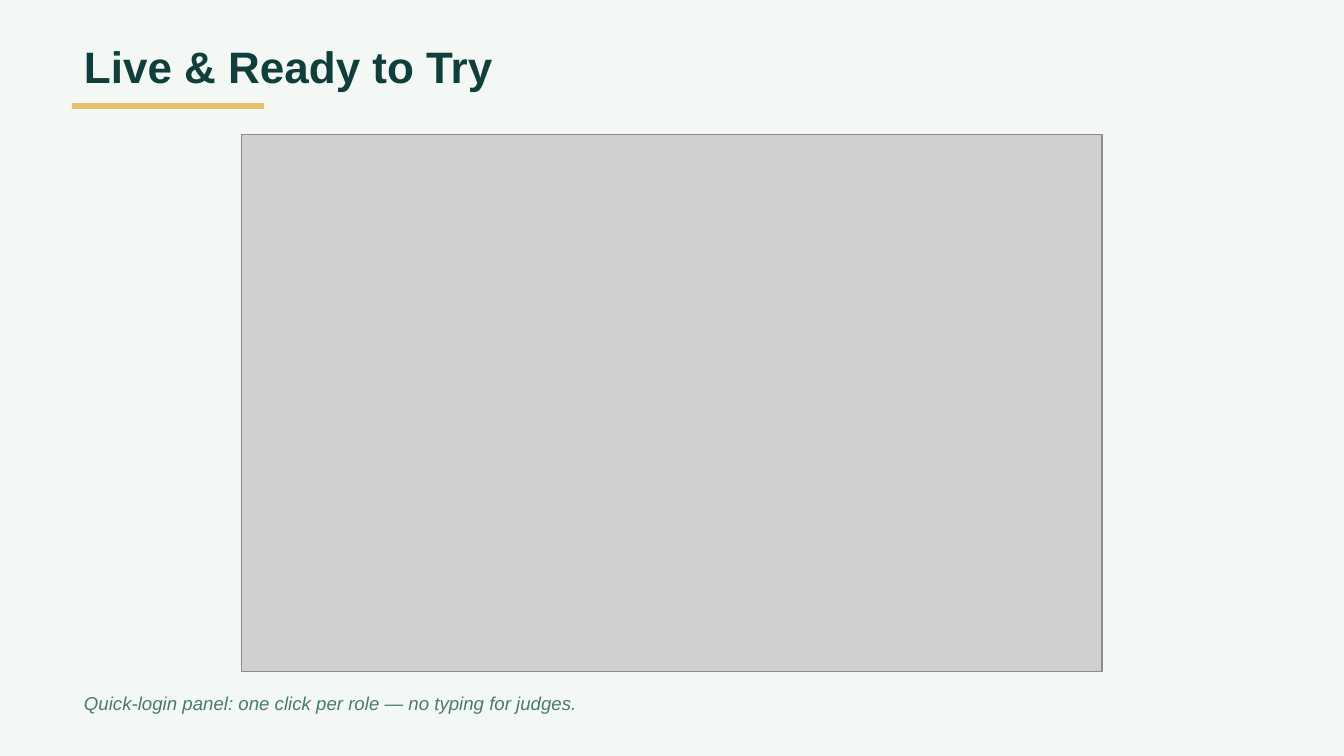
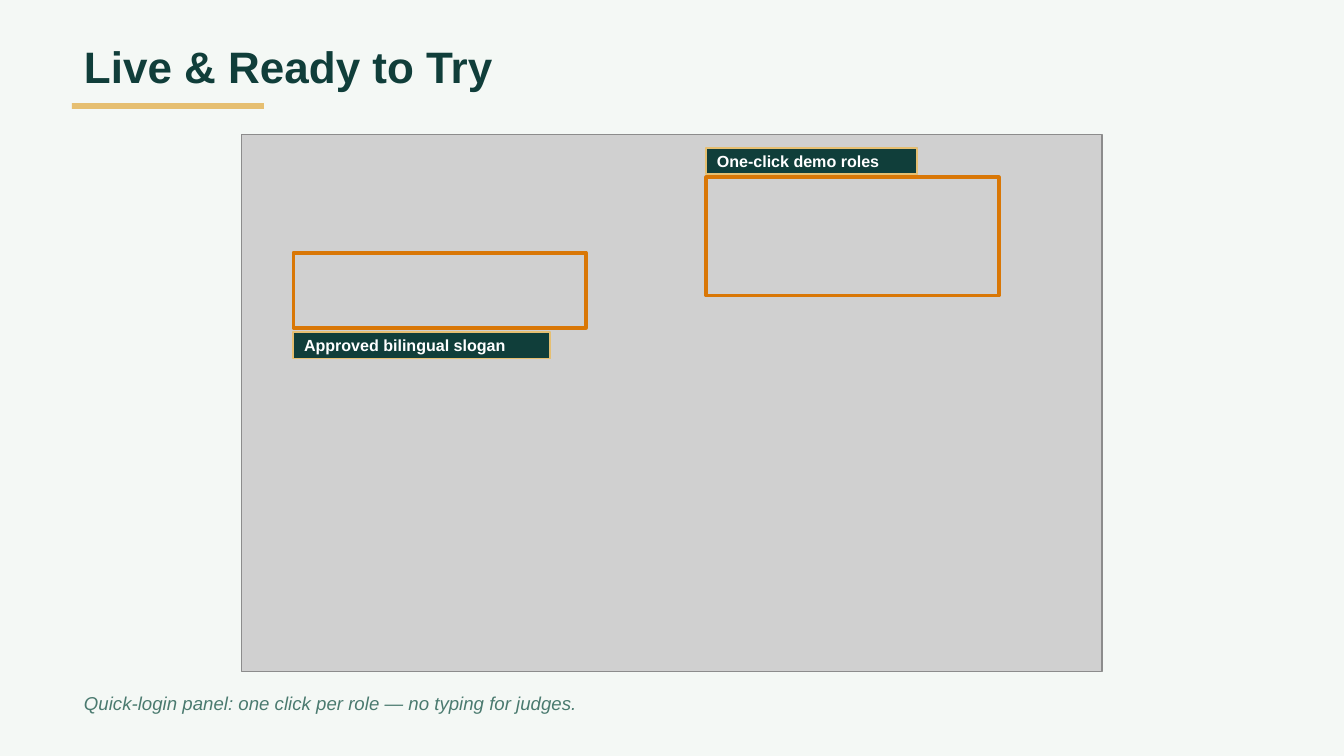
Before and after one commit to Ahmed-Mahdyy/Daimoma, a slide deck: slide 6 of docs/presentation/Daimoma-presentation.pptx. Drawn at 1344x756 pixels with LibreOffice and Linux fonts; fonts in the diff are those of the drawing; grey boxes stand for pictures. Boxes give left, top, right and bottom in pixels: in the first picture for what was removed or moved away, otherwise in the second. Text is boxed around its words. In the diff, an @@ line names an element or a change of style, - is before the commit and + after.

```diff
--- a/docs/presentation/Daimoma-presentation.pptx
+++ b/docs/presentation/Daimoma-presentation.pptx
@@ rectangle added at (x1=706, y1=148, x2=917, y2=174), fill #103E3A, outline #E6BF71 1.13 pt, 9.5 pt, text #FFFFFF, bold @@
+One-click demo roles
@@ rectangle added at (x1=706, y1=178, x2=999, y2=296), outline #D97706 2.27 pt @@
@@ rectangle added at (x1=294, y1=252, x2=587, y2=328), outline #D97706 2.27 pt @@
@@ rectangle added at (x1=294, y1=332, x2=551, y2=359), fill #103E3A, outline #E6BF71 1.13 pt, 9.5 pt, text #FFFFFF, bold @@
+Approved bilingual slogan
```
Also in this commit, not shown: 4 other slides changed, 3 slides added, 1 slide removed, 1 other file.
